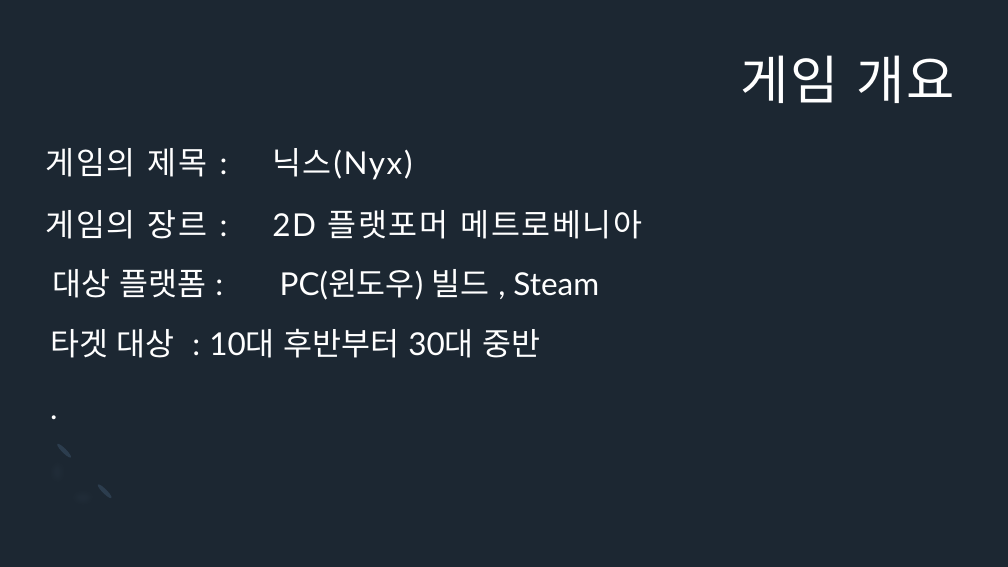
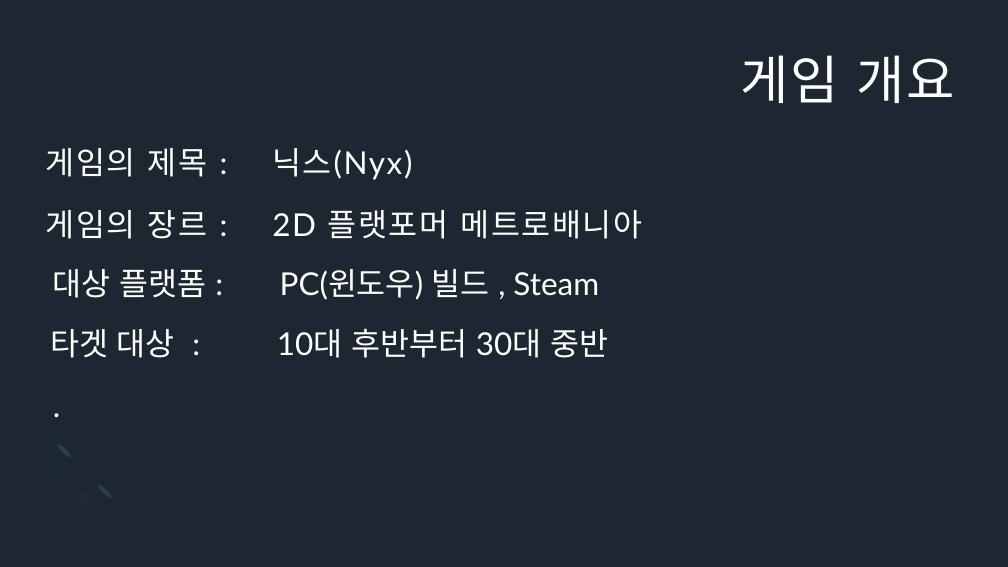
Before and after one commit to Icloy/2D_Roguelike, a slide deck: slide 3 of 기획서.pptx. Drawn at 1008x567 pixels with LibreOffice and Linux fonts; fonts in the diff are those of the drawing. Boxes give left, top, right and bottom in pixels: in the first picture for what was removed or moved away, otherwise in the second. Text is boxed around its words. In the diff, an @@ line names an element or a change of style, - is before the commit and + after.

```diff
--- a/기획서.pptx
+++ b/기획서.pptx
@@ title at [45,210,642,239]: text changed @@
-게임의 장르 : 2D 플랫포머 메트로베니아
+게임의 장르 : 2D 플랫포머 메트로배니아
@@ text "타겟 대상 : 10대 후반부터 ..." rewrapped from [50,328,541,358] to [50,328,608,358] @@
```
Also in this commit, not shown: 3 other slides changed, 1 slide added.
